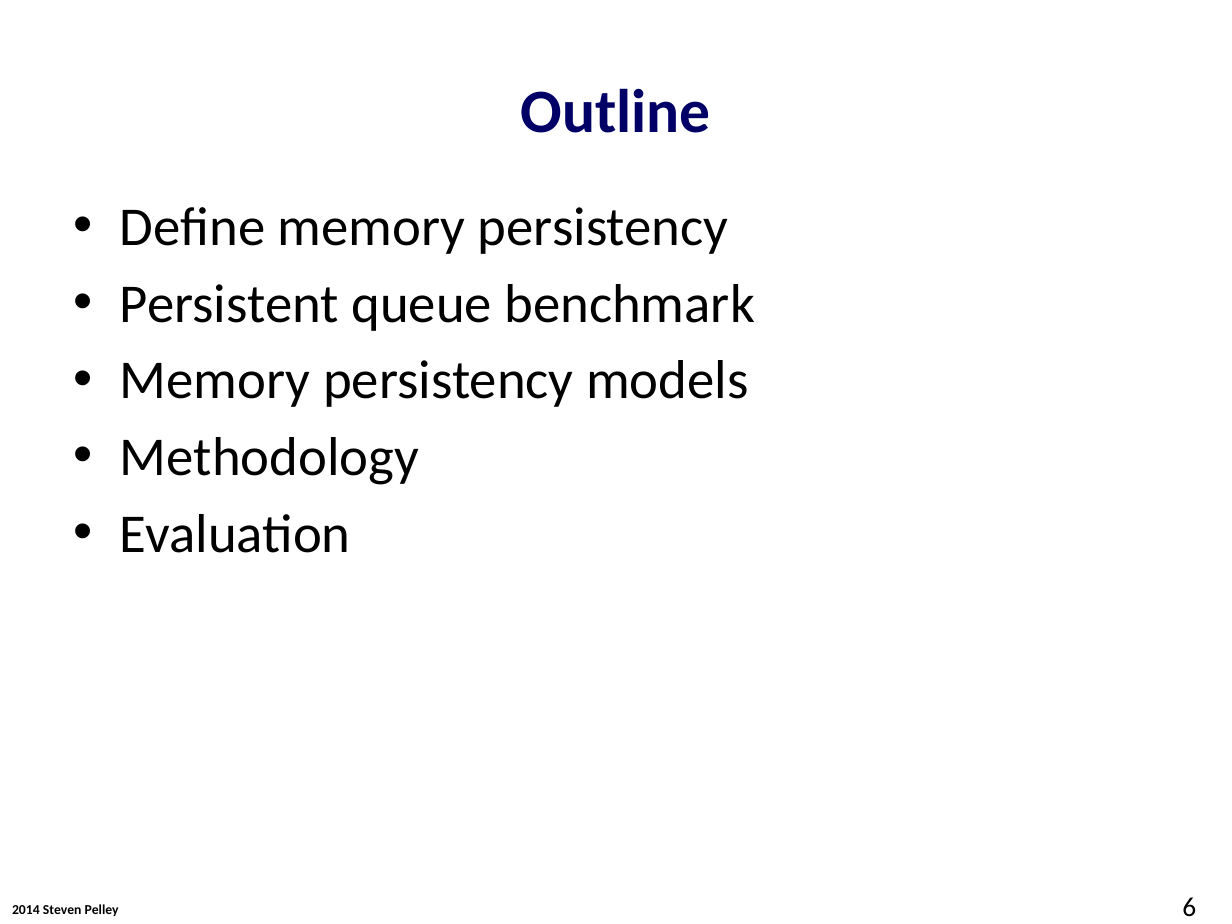
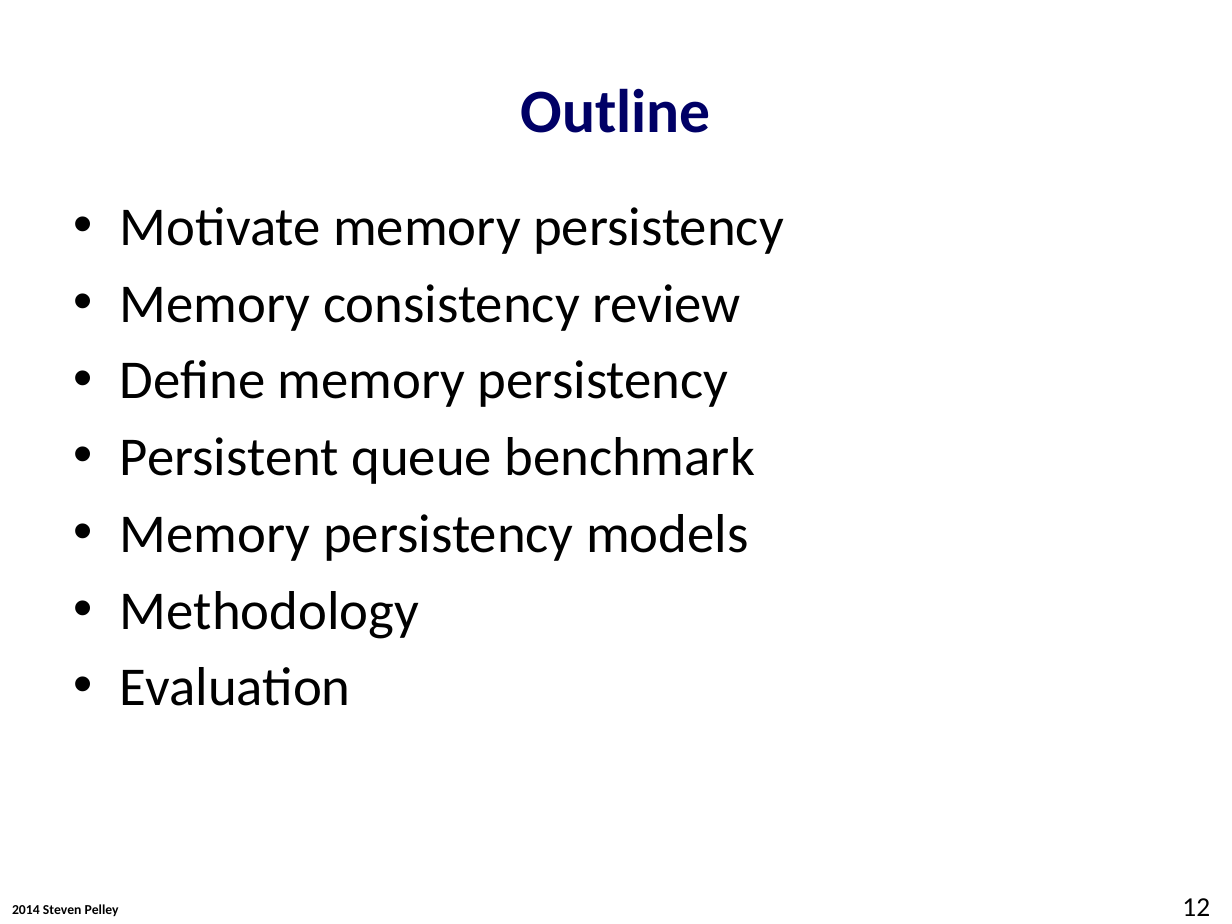
Before and after one commit to Abulila/dissertation, a slide deck: slide 12 of proposal/defense.pptx (slide 6 before the commit). Drawn at 1232x924 pixels with LibreOffice and Linux fonts; fonts in the diff are those of the drawing; background and template pictures are left out. Boxes give left, top, right and bottom in pixels: in the first picture for what was removed or moved away, otherwise in the second. Text is boxed around its words. In the diff, an @@ line names an element or a change of style, - is before the commit and + after.

Commit message:
defense.pptx: intro and working on epoch persistency definition

```diff
--- a/proposal/defense.pptx
+++ b/proposal/defense.pptx
@@ text at (x1=120, y1=207, x2=784, y2=331): paragraphs added @@
+• Motivate memory persistency
+• Memory consistency review
@@ page number at (x1=1182, y1=898, x2=1210, y2=916): text changed @@
-6
+12
```
Also in this commit, not shown: 13 other slides changed, 12 slides added, 2 slides removed.
